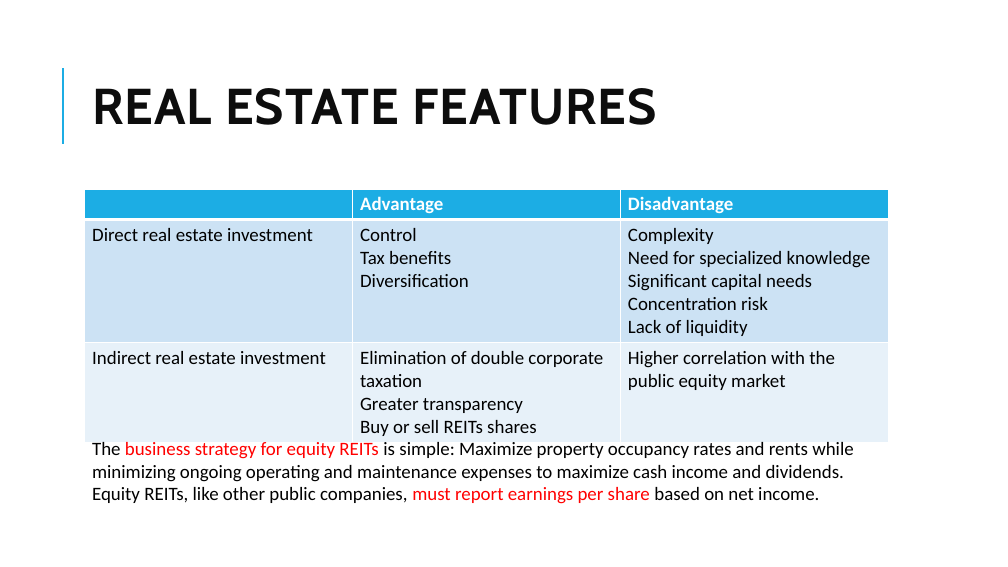
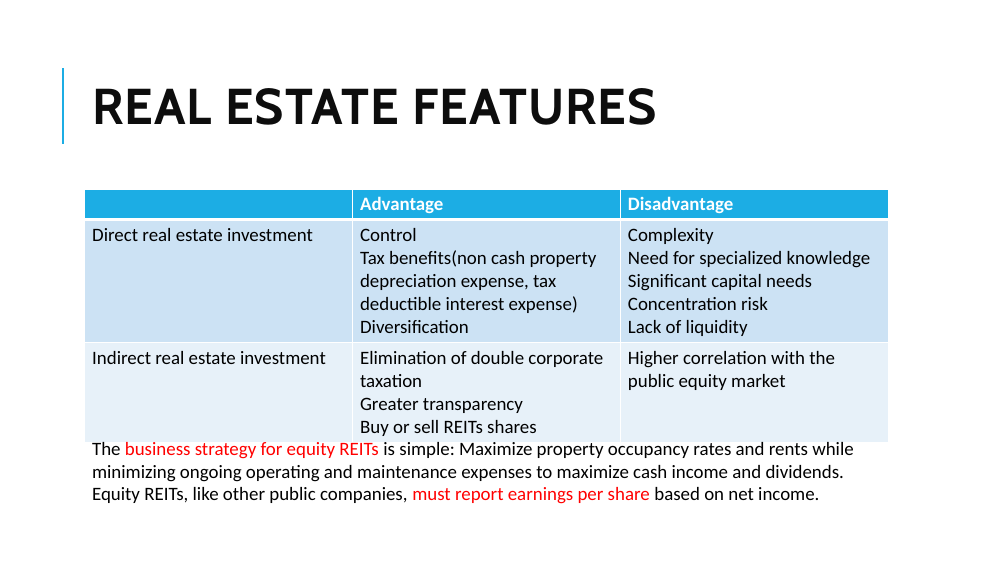
Before and after one commit to Isco0530/data, a slide deck: slide 63 of 2024Alternative.pptx. Drawn at 1008x567 pixels with LibreOffice and Linux fonts; fonts in the diff are those of the drawing. Boxes give left, top, right and bottom in pixels: in the first picture for what was removed or moved away, otherwise in the second. Text is boxed around its words. In the diff, an @@ line names an element or a change of style, - is before the commit and + after.

```diff
--- a/2024Alternative.pptx
+++ b/2024Alternative.pptx
@@ table at (85,189,888,440) @@
-row 2, column 2: Control / Tax benefits / Diversification
+row 2, column 2: Control / Tax benefits(non cash property depreciation expense, tax deductible interest expense) / Diversification
```
Also in this commit, not shown: 3 other slides changed.
